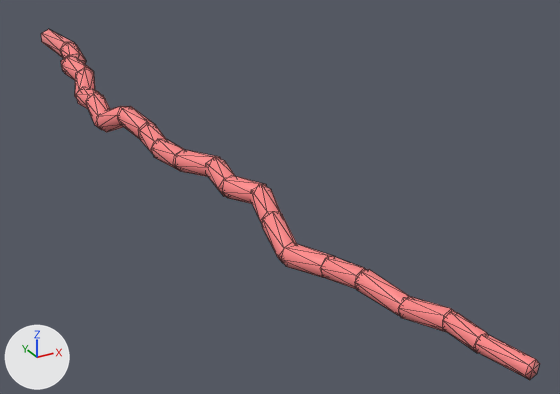
What one commit did to the glTF model public/data/plots/sample/media/qsm/339.glb.
One viewpoint serves both versions: a 50 mm camera at (6.21, -6.38, -4.83) aimed at (7.61, -3.83, -6.1). The axes (+X, +Y, +Z) are drawn at lower left. The lights are the same throughout. The picture after the commit comes second. Mesh edges are drawn as thin lines. Vertices at exactly the same position are counted once.
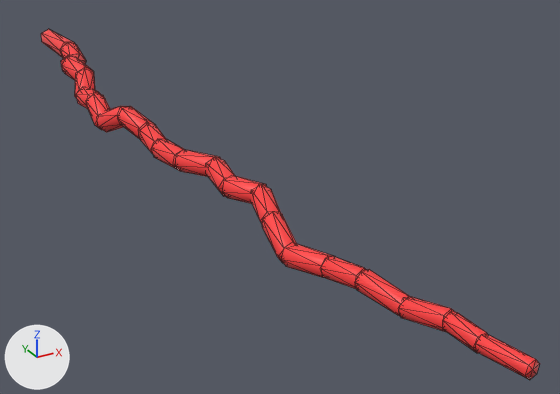
Boxes [x1, y1, x2, y2] around the edits, measured in the pictures (560 x 394 px):
part 1 of me_mesh_0, recoloured
    both: [41, 29, 540, 380]

Diff of the bpy script that builds the scene:
```diff
--- a/public/data/plots/sample/media/qsm/339.glb.py
+++ b/public/data/plots/sample/media/qsm/339.glb.py
@@ me_mesh_0 @@
 me_mesh_0.from_pydata(...)  # 287 vertices, 528 faces; spans x 7.06..7.49, y -5.34..-1.71, z -6.02..-5.7
 # used by ob_mesh_0; location = (0.0, 0.0, 0.0)
+# me_mesh_0 part 1: 528 faces centred in x 7.06..7.48, y -5.33..-1.71, z -6.02..-5.72 are repainted in the vertex colours; the middle colour goes from pink #ff8888 to red #ff3f3f
 me_mesh_0.materials.append(mat_defaultmaterial)
```
